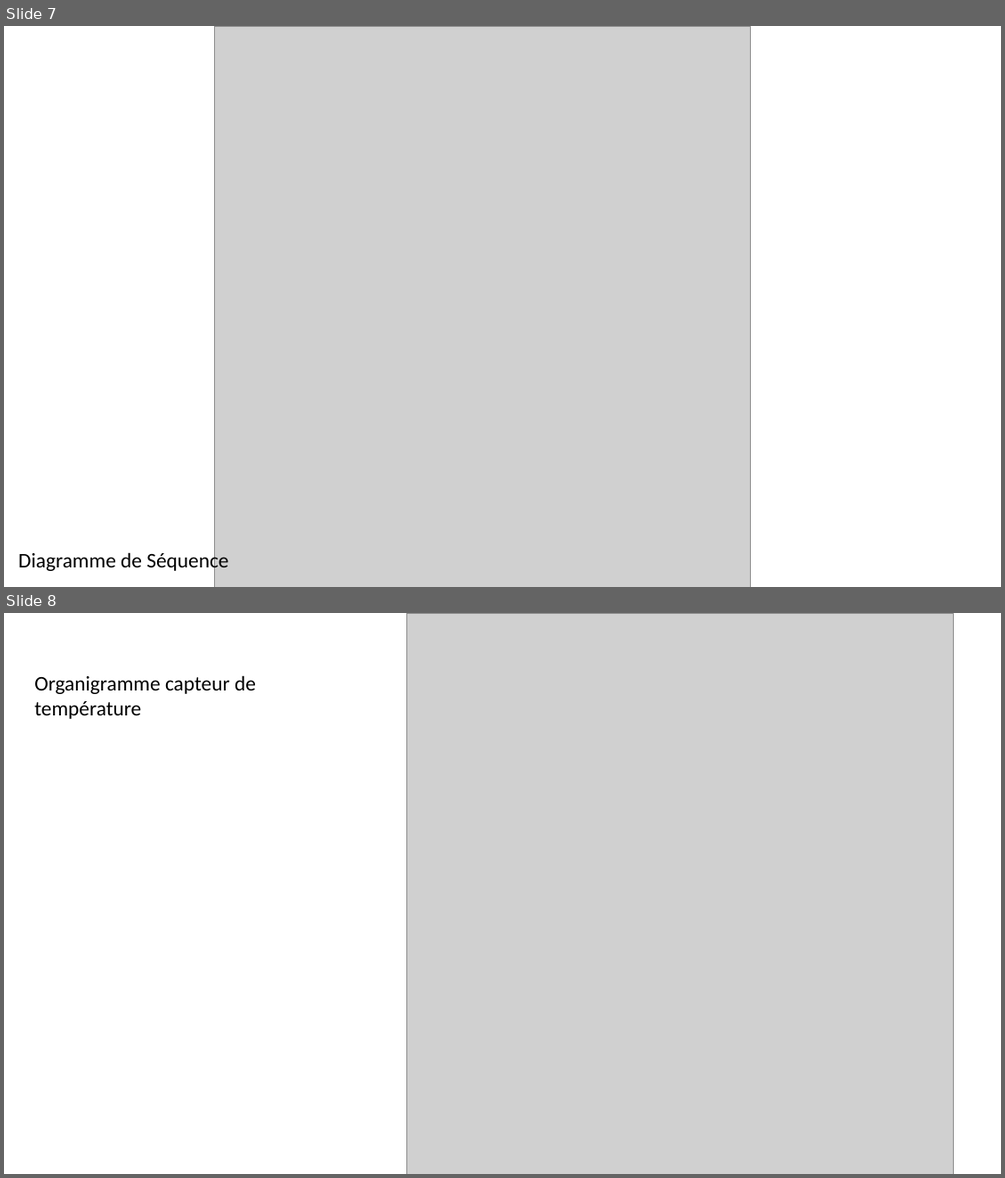
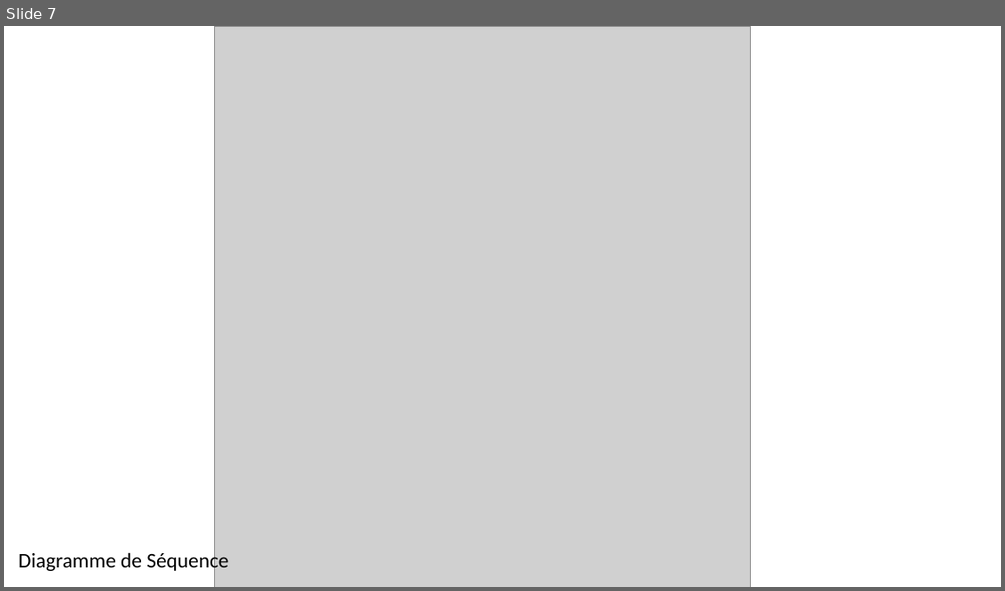
Before and after one commit to julien-negrobar/melaina, a slide deck: desrosiers Lucas /Projet MELAINA (abeille) 2/les fichier du mindview/mindview lucas /Présentation diagrammes.pptx. Shown one above the other, each under a label of ours: slides 7 and 8 before the commit, slide 7 after it. The pictures are 1005x1178 and 1005x591 pixels, drawn with LibreOffice and Linux fonts; fonts in the diff are those of the drawing; grey boxes stand for pictures. Boxes give left, top, right and bottom in pixels: in the first picture for what was removed or moved away, otherwise in the second. Text is boxed around its words. In the diff, an @@ line names an element or a change of style, - is before the commit and + after.

```diff
--- a/desrosiers Lucas /Projet MELAINA (abeille) 2/les fichier du mindview/mindview lucas /Présentation diagrammes.pptx
+++ b/desrosiers Lucas /Projet MELAINA (abeille) 2/les fichier du mindview/mindview lucas /Présentation diagrammes.pptx
@@ slide 8 removed at bbox=[4, 613, 1001, 1174], background #FFFFFF @@
@@ picture removed at bbox=[407, 613, 954, 1174] @@
@@ text removed at bbox=[34, 675, 256, 719] @@
-Organigramme capteur de température
```
Also in this commit, not shown: 1 other slide removed, 9 other files.
